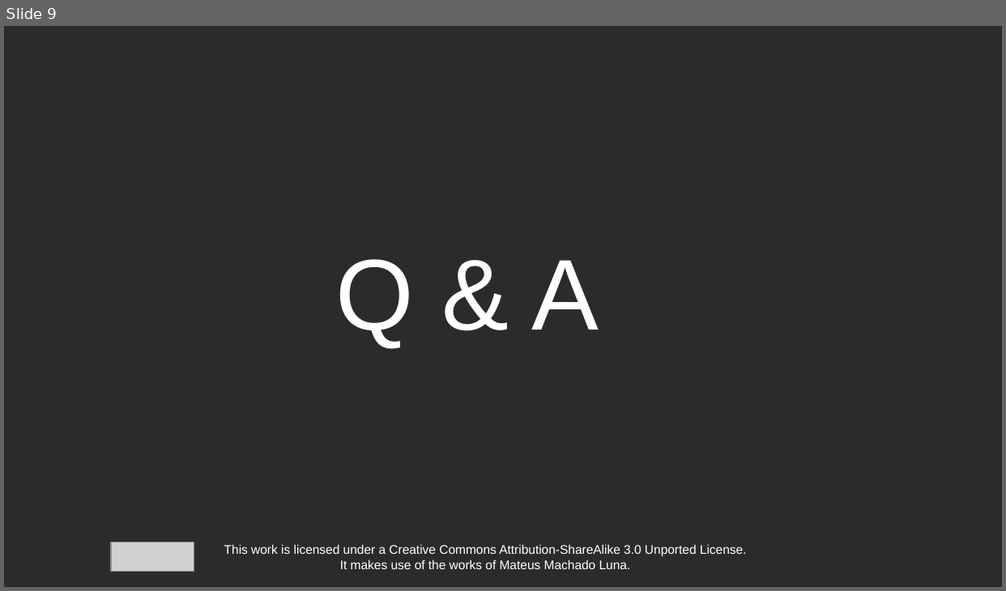
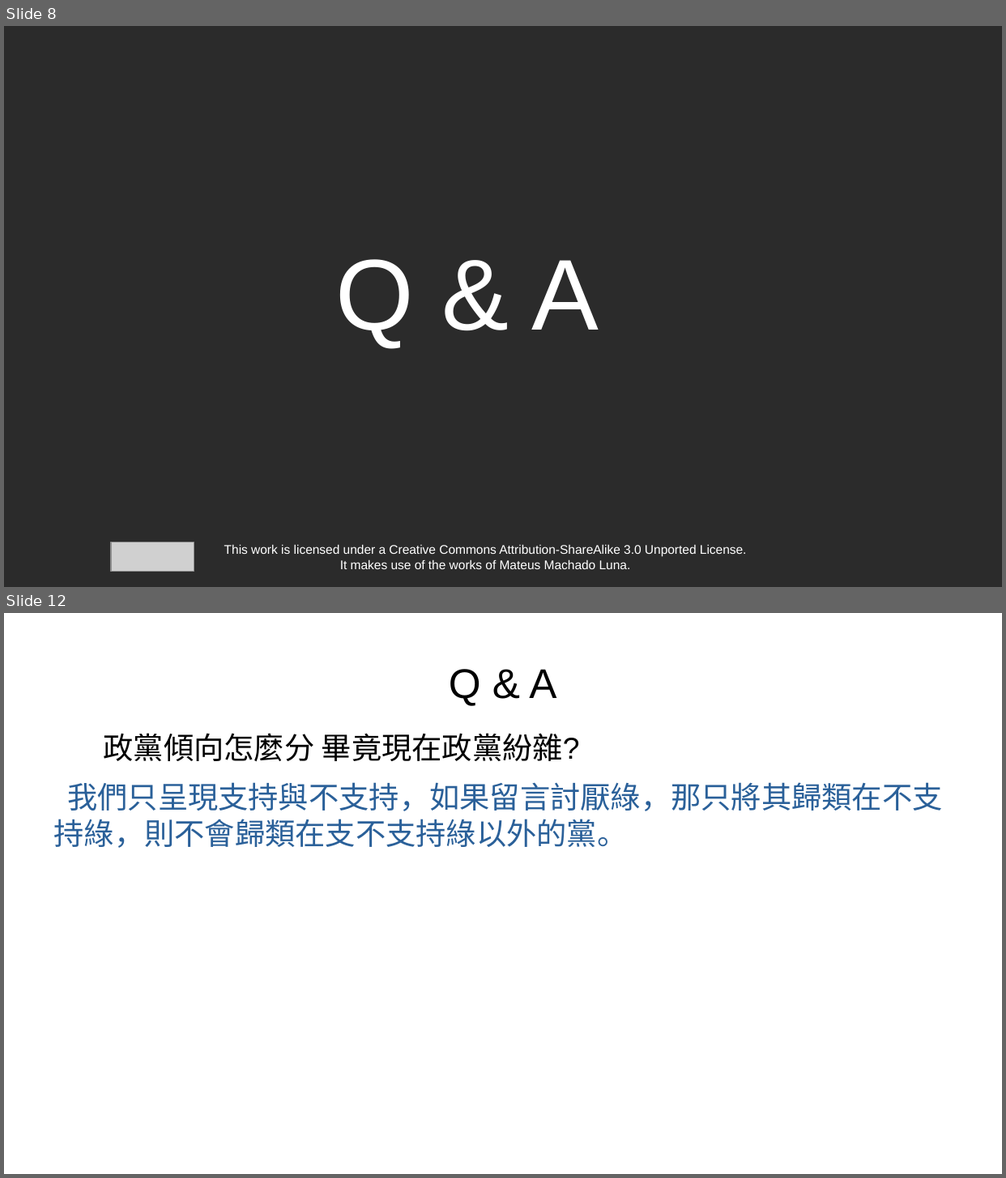
Before and after one commit to PeterWolf-tw/NTNU_TextProcessing_2020, a slide deck: week14/Week14_SedNeoCat.odp. Shown one above the other, each under a label of ours: slide 9 before the commit, slides 8 and 12 after it; the slides between them are not shown. The pictures are 1006x591 and 1006x1178 pixels, drawn with LibreOffice and Linux fonts; fonts in the diff are those of the drawing; grey boxes stand for pictures; background and template pictures are left out; a plain dark background stands for a picture behind light text. Boxes give left, top, right and bottom in pixels: in the first picture for what was removed or moved away, otherwise in the second. Text is boxed around its words. In the diff, an @@ line names an element or a change of style, - is before the commit and + after.

```diff
--- a/week14/Week14_SedNeoCat.odp
+++ b/week14/Week14_SedNeoCat.odp
@@ slide 12 added at <box>4,613,1002,1174</box>, background picture (left out) @@
@@ title added at <box>449,669,556,706</box>, 33 pt, text #000000 @@
+Q & A
@@ text added at <box>54,733,942,848</box>, 24 pt, text #2A6099 @@
+● 政黨傾向怎麼分 畢竟現在政黨紛雜?
+我們只呈現支持與不支持，如果留言討厭綠，那只將其歸類在不支持綠，則不會歸類在支不支持綠以外的黨。
@@ what was slide 9 is now slide 8 @@
```
Also in this commit, not shown: 7 slides changed, 6 other slides added, 1 slide removed.
